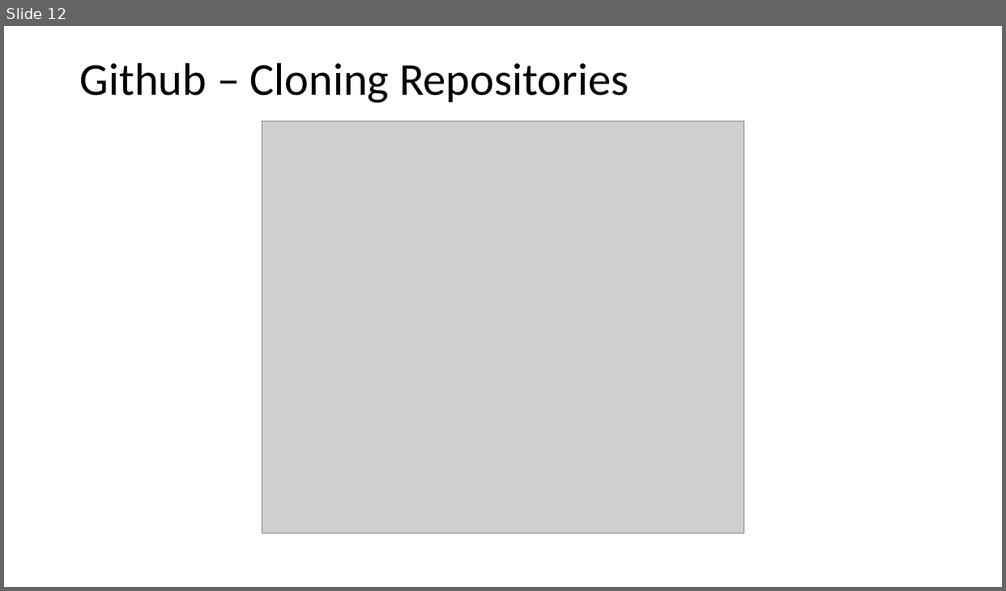
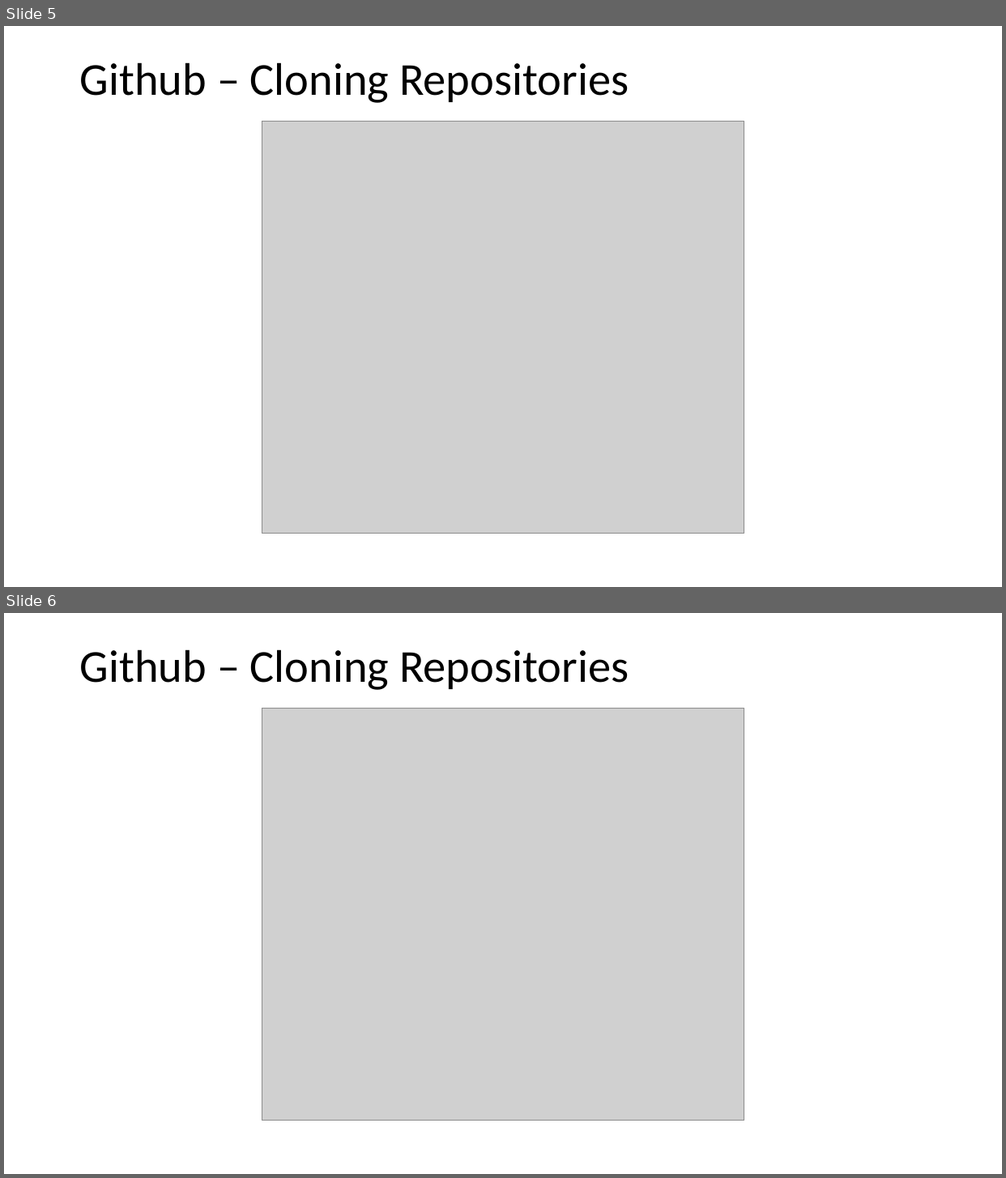
Before and after one commit to rhyacotritonriot/markdown_magic, a slide deck: Lab Git.pptx. Shown one above the other, each under a label of ours: slide 12 before the commit, slides 5 and 6 after it. The pictures are 1006x591 and 1006x1178 pixels, drawn with LibreOffice and Linux fonts; fonts in the diff are those of the drawing; grey boxes stand for pictures. Boxes give left, top, right and bottom in pixels: in the first picture for what was removed or moved away, otherwise in the second. Text is boxed around its words. In the diff, an @@ line names an element or a change of style, - is before the commit and + after.

```diff
--- a/Lab Git.pptx
+++ b/Lab Git.pptx
@@ slide 6 added at (4,613,1002,1174), background #FFFFFF @@
@@ title added at (80,649,629,690), 44 pt, text #000000 @@
+Github – Cloning Repositories
@@ picture added at (262,708,744,1121) @@
@@ what was slide 12 is now slide 5 @@
```
Also in this commit, not shown: 1 other slide added.
